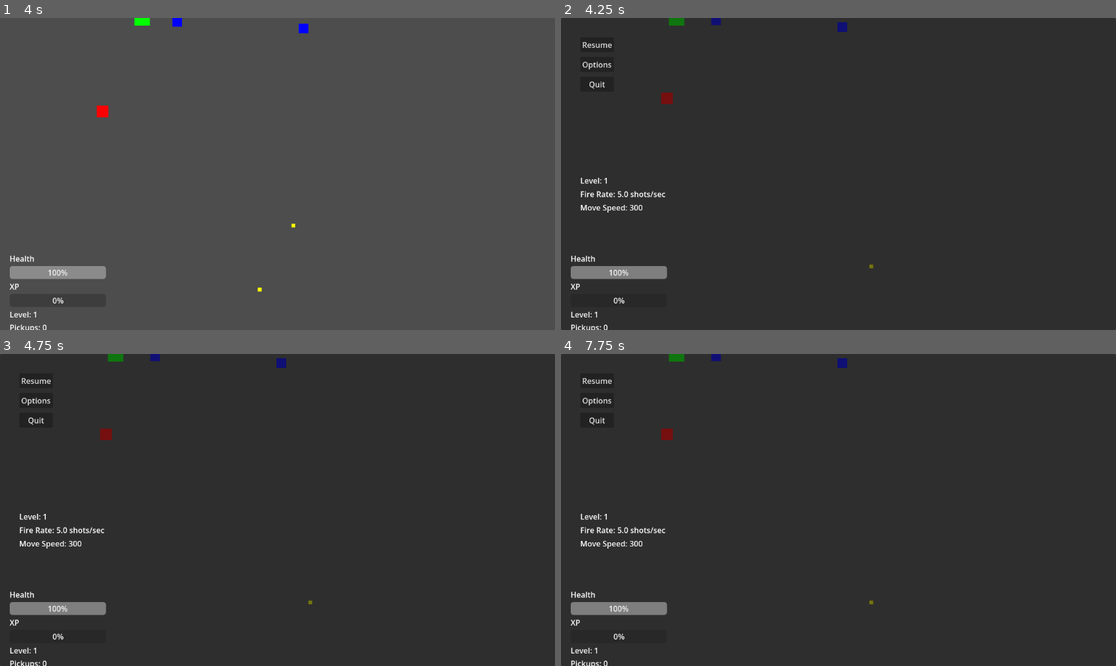
Above: before the commit, frames 1-4 (two rows, left to right).
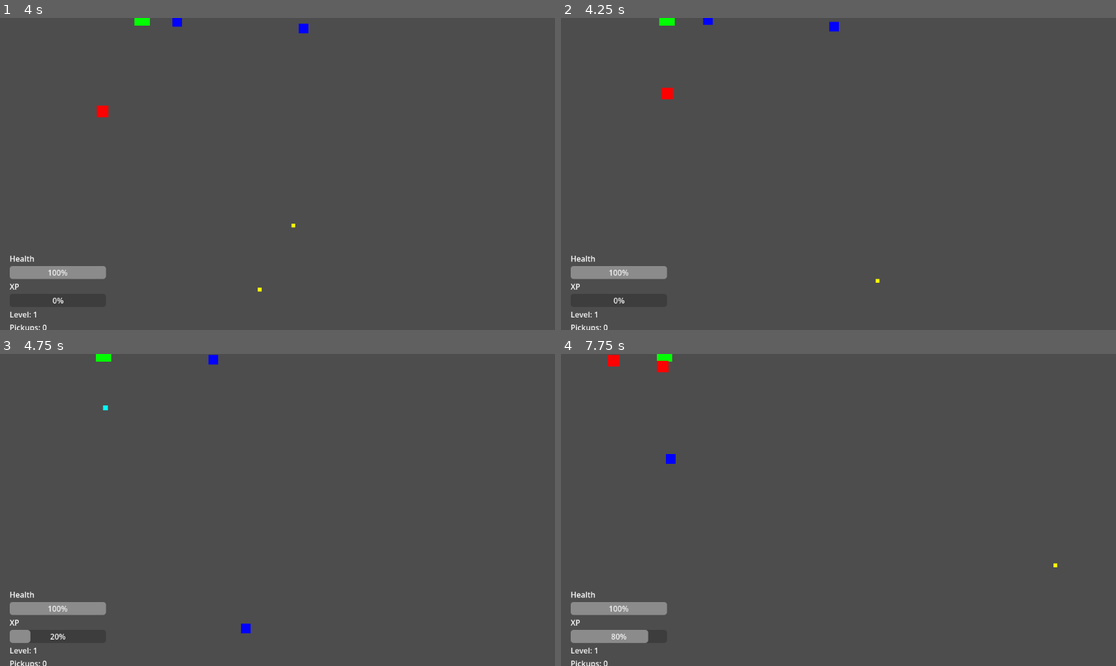
Above: after the commit, the same moments.

Repository: zaamold/Polygon-Protocol
Game: Godot game, scene res://scenes/main.tscn
Same seed, same stepped clock (60 frames per second), same inputs: the game is played once before the commit and once after it.
Inputs (mouse positions are in pixels of both pictures, inside the frame that each line leads up to):
- Up to frame 1 (4 s): tap Enter (ui_accept) at 0.5, 0.6, 0.77, 1.07, 2.1, 3.6, 3.77 s; move the mouse to (399, 158) at 0.52 s; hold Right (ui_right) 0.53-1.25 s; click (399, 158) at 0.67 s; drag from (166, 189) to (149, 64) at 1.27 s; move the mouse to (333, 105) at 2.02 s; hold Right (ui_right) 2.03-2.75 s; drag from (249, 236) to (294, 108) at 2.77 s; move the mouse to (444, 220) at 3.52 s; hold Left (ui_left) from 3.53 s (still down)
- Up to frame 2 (4.25 s): keep holding Left (ui_left); tap Enter (ui_accept) at 4.07 s; tap Escape (pause) at 4.15 s
- Up to frame 3 (4.75 s): release Left (ui_left) at 4.25 s; drag from (111, 463) to (310, 603) at 4.27 s
- Up to frame 4 (7.75 s): move the mouse to (866, 510) at 5.02 s; hold Down (ui_down) 5.03-5.75 s; tap Enter (ui_accept) at 5.1, 6.6, 6.77, 7.07 s; click (866, 510) at 5.17 s; drag from (755, 432) to (727, 525) at 5.77 s; move the mouse to (960, 494) at 6.52 s; hold Up (ui_up) 6.53-7.25 s; drag from (727, 525) to (810, 572) at 7.27 s

Frame 1 is identical in both runs. In frame 2, 98% of the frame differs, in the area x 0-100%, y 0-100%; in frame 3, 98%; in frame 4, 99%.

Commit message:
fix: complete controller menu navigation
Add ui_accept (A button) and ui_cancel (B button) input actions.
Implement left stick up/down navigation between menu items with focus
tracking. A button confirms selection, B button goes back from submenus
or unpauses from root menu. Focus defaults to first item when opening menus.

Diff:
--- a/project.godot
+++ b/project.godot
@@ -89,6 +89,18 @@
 , Object(InputEventJoypadButton,"resource_local_to_scene":false,"resource_name":"","device":-1,"button_index":6,"pressure":0.0,"script":null)
 ]
 }
+ui_accept={
+"deadzone": 0.5,
+"events": [Object(InputEventKey,"resource_local_to_scene":false,"resource_name":"","device":-1,"window_id":0,"alt_pressed":false,"shift_pressed":false,"ctrl_pressed":false,"meta_pressed":false,"pressed":false,"keycode":4194309,"physical_keycode":0,"key_label":0,"unicode":0,"location":0,"echo":false,"script":null)
+, Object(InputEventJoypadButton,"resource_local_to_scene":false,"resource_name":"","device":-1,"button_index":0,"pressure":0.0,"script":null)
+]
+}
+ui_cancel={
+"deadzone": 0.5,
+"events": [Object(InputEventKey,"resource_local_to_scene":false,"resource_name":"","device":-1,"window_id":0,"alt_pressed":false,"shift_pressed":false,"ctrl_pressed":false,"meta_pressed":false,"pressed":false,"keycode":4194305,"physical_keycode":0,"key_label":0,"unicode":0,"location":0,"echo":false,"script":null)
+, Object(InputEventJoypadButton,"resource_local_to_scene":false,"resource_name":"","device":-1,"button_index":1,"pressure":0.0,"script":null)
+]
+}
 
 [rendering]
 
--- a/scripts/pause_menu.gd
+++ b/scripts/pause_menu.gd
@@ -10,6 +10,8 @@
 var player: Node
 var run_manager: Node
 var options_panel: PanelContainer
+var menu_buttons: Array[Button] = []
+var current_focus_index := 0
 
 func _ready() -> void:
 	var main = get_parent()
@@ -30,21 +32,25 @@
 	resume_btn.pressed.connect(_on_resume_pressed)
 	resume_btn.focus_mode = Control.FOCUS_ALL
 	actions_vbox.add_child(resume_btn)
+	menu_buttons.append(resume_btn)
 
 	var options_btn = Button.new()
 	options_btn.text = "Options"
 	options_btn.pressed.connect(_on_options_pressed)
 	options_btn.focus_mode = Control.FOCUS_ALL
 	actions_vbox.add_child(options_btn)
+	menu_buttons.append(options_btn)
 
 	var quit_btn = Button.new()
 	quit_btn.text = "Quit"
 	quit_btn.pressed.connect(_on_quit_pressed)
 	quit_btn.focus_mode = Control.FOCUS_ALL
 	actions_vbox.add_child(quit_btn)
+	menu_buttons.append(quit_btn)
 
 	actions_section.add_child(actions_vbox)
 
+	current_focus_index = 0
 	resume_btn.grab_focus.call_deferred()
 
 	var stats_vbox = VBoxContainer.new()
@@ -71,6 +77,37 @@
 	if Input.is_action_just_pressed("pause"):
 		print("Pause input detected - current state: is_paused=%s" % is_paused)
 		toggle_pause()
+
+	if not is_paused:
+		return
+
+	# Menu navigation with ui_up/ui_down
+	if Input.is_action_just_pressed("ui_up"):
+		current_focus_index = (current_focus_index - 1) % menu_buttons.size()
+		if menu_buttons.size() > 0:
+			menu_buttons[current_focus_index].grab_focus.call_deferred()
+			print("Menu nav: up to %s (index %d)" % [menu_buttons[current_focus_index].text, current_focus_index])
+
+	if Input.is_action_just_pressed("ui_down"):
+		current_focus_index = (current_focus_index + 1) % menu_buttons.size()
+		if menu_buttons.size() > 0:
+			menu_buttons[current_focus_index].grab_focus.call_deferred()
+			print("Menu nav: down to %s (index %d)" % [menu_buttons[current_focus_index].text, current_focus_index])
+
+	# Menu confirmation (A button)
+	if Input.is_action_just_pressed("ui_accept"):
+		if menu_buttons.size() > 0 and current_focus_index < menu_buttons.size():
+			print("Menu confirm: %s" % menu_buttons[current_focus_index].text)
+			menu_buttons[current_focus_index].pressed.emit()
+
+	# Menu cancel/back (B button)
+	if Input.is_action_just_pressed("ui_cancel"):
+		if is_in_options:
+			_on_back_from_options_pressed()
+			print("Menu cancel: back to pause menu")
+		else:
+			toggle_pause()
+			print("Menu cancel: unpause")
 
 func toggle_pause() -> void:
 	is_paused = !is_paused
@@ -137,6 +174,9 @@
 	options_panel.visible = true
 	var back_btn = options_panel.get_child(0).get_child(2)  # MarginContainer -> VBoxContainer -> Back button
 	if back_btn:
+		menu_buttons.clear()
+		menu_buttons.append(back_btn)
+		current_focus_index = 0
 		back_btn.grab_focus.call_deferred()
 	print("Options menu opened (paused=%s)" % get_tree().paused)
 
@@ -145,6 +185,16 @@
 	options_panel.visible = false
 	actions_section.visible = true
 	stats_section.visible = true
+
+	# Restore root pause menu buttons
+	menu_buttons.clear()
+	var actions_vbox = actions_section.get_child(0)
+	for i in range(actions_vbox.get_child_count()):
+		var child = actions_vbox.get_child(i)
+		if child is Button:
+			menu_buttons.append(child)
+
+	current_focus_index = 1  # Focus on Options button
 	var options_btn = actions_section.get_child(0).get_child(1)  # VBoxContainer -> Options button
 	if options_btn:
 		options_btn.grab_focus.call_deferred()
